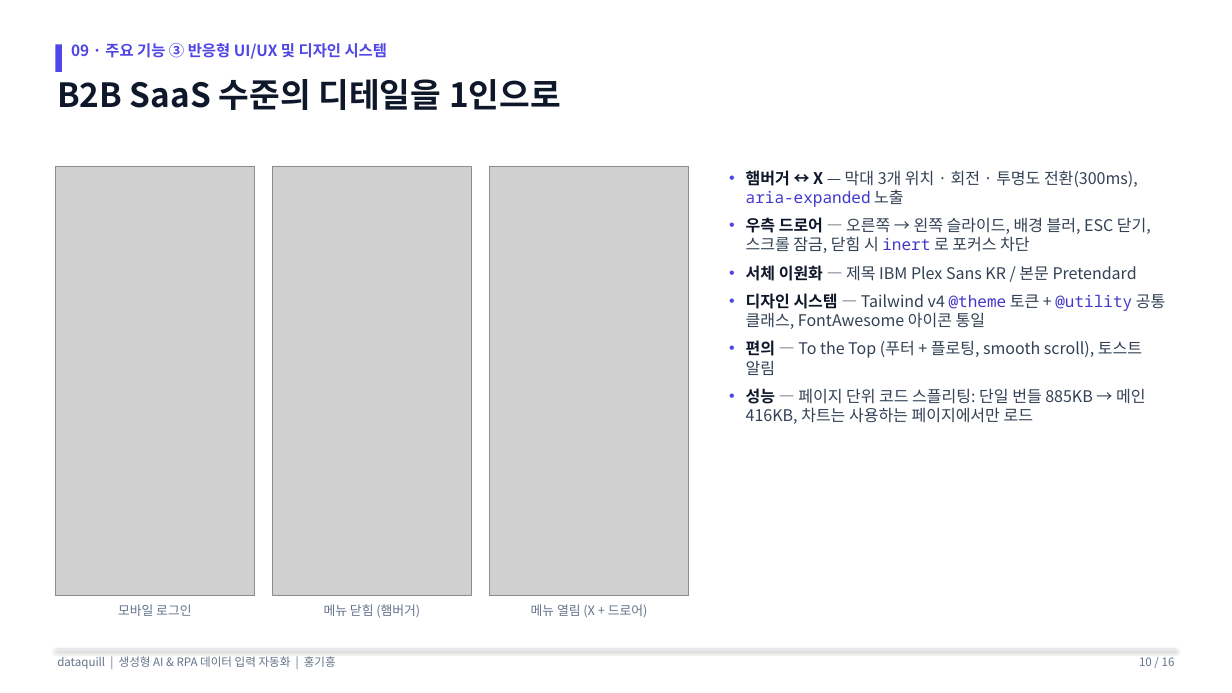
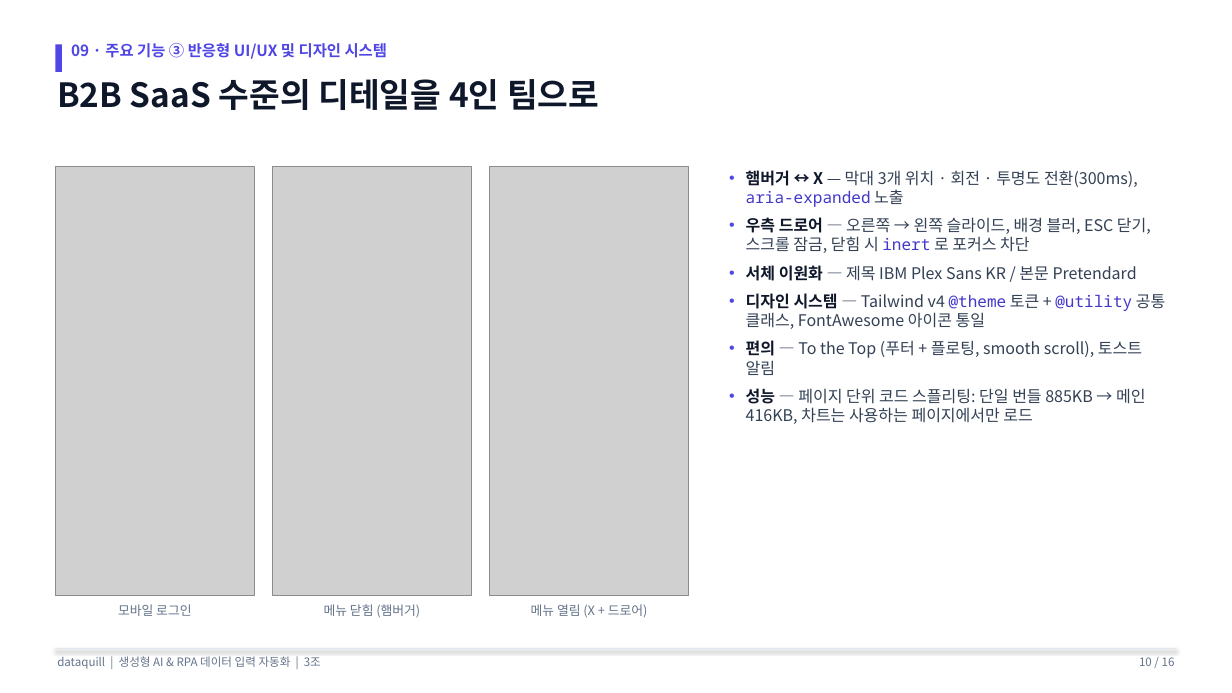
Before and after one commit to fsclass-n/datapick, a slide deck: slide 10 of docs/프로젝트_발표자료.pptx. Drawn at 1232x693 pixels with LibreOffice and Linux fonts; fonts in the diff are those of the drawing; grey boxes stand for pictures. Boxes give left, top, right and bottom in pixels: in the first picture for what was removed or moved away, otherwise in the second. Text is boxed around its words. In the diff, an @@ line names an element or a change of style, - is before the commit and + after.

```diff
--- a/docs/프로젝트_발표자료.pptx
+++ b/docs/프로젝트_발표자료.pptx
@@ text at [57,79,599,110]: text changed @@
-B2B SaaS 수준의 디테일을 1인으로
+B2B SaaS 수준의 디테일을 4인 팀으로
@@ text at [57,656,321,669]: text changed @@
-dataquill | 생성형 AI & RPA 데이터 입력 자동화 | 홍기흥
+dataquill | 생성형 AI & RPA 데이터 입력 자동화 | 3조
```
Also in this commit, not shown: 15 other slides changed, 36 other files.
